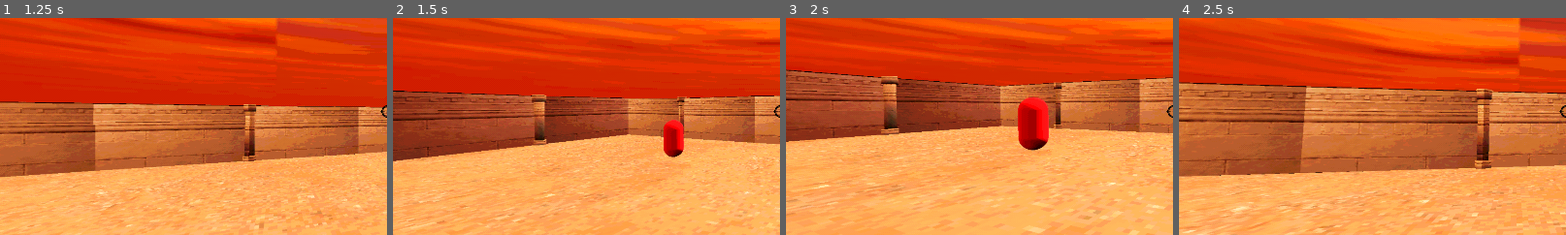
Above: before the commit, frames 1-4 (left to right).
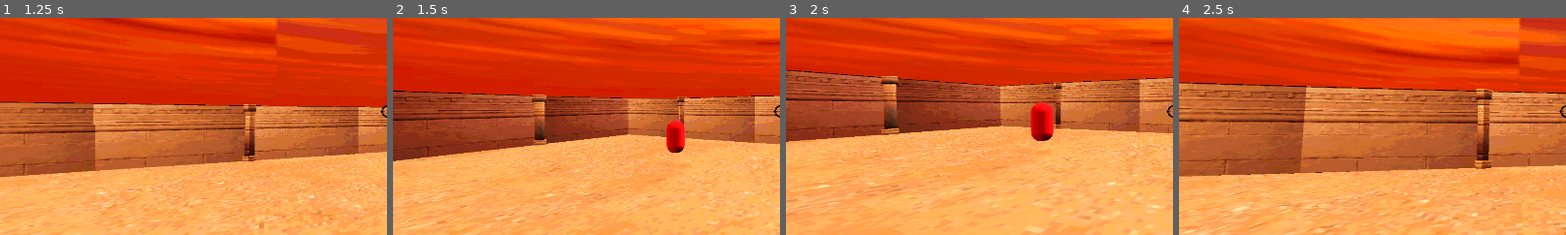
Above: after the commit, the same moments.

Repository: dalton-f/bloodsport
Game: Godot game, scene res://Entities/World/World.tscn
Two runs of this game, one before a commit and one after it. Both use one fixed random seed, a clock stepped at 60 frames per second and the inputs below.
Inputs (mouse positions are % of the whole screen's width and height, from its top left):
- Up to frame 1 (1.25 s): move the mouse to (55, 50) at 0.52 s; press the mouse at (55, 50) at 0.53 s; hold W (up) from 0.53 s (still down); tap Space (jump) at 0.77 s
- Up to frame 2 (1.5 s): keep holding W (up); move the mouse to (45, 50) at 1.27 s; release the mouse at (45, 50) at 1.28 s; tap Shift (sprint) at 1.35 s
- Up to frame 3 (2 s): keep holding W (up); tap Space (jump) at 1.52 s
- Up to frame 4 (2.5 s): keep holding W (up); move the mouse to (52, 48) at 2.02 s; press the mouse at (52, 48) at 2.03 s
The pictures show only the part of the screen within x 0-50%, y 29-78%; the shares and areas given below are measured in that part.

Frame 1 is identical in both runs. In frame 2, 0.4% of the frame differs, in the area x 69-76%, y 46-65%; in frame 3, 1.7%, in the area x 59-70%, y 36-62%; in frame 4, nothing differs.
Error in both runs: Invalid assignment of property or key 'loop' with value of type 'bool' on a base object of type 'Nil'. (res://Entities/Singletons/AudioManager.gd:20)

Commit message:
Enemy movement tweaks

Diff:
--- a/Entities/Enemies/Enemy.gd
+++ b/Entities/Enemies/Enemy.gd
@@ -1,14 +1,15 @@
 extends CharacterBody3D
 
 var player = null
-var tween : Tween
 
-const SPEED = 3.5
+const SPEED = 2
 
 const SEPARATION_RADIUS = 2.5
 const SEPARATION_STRENGTH = 3
 
 @onready var health_component = $HealthComponent
+@onready var nav_agent = $NavigationAgent3D
+
 var gravity = ProjectSettings.get_setting("physics/3d/default_gravity")
 
 func _ready():
@@ -24,15 +25,13 @@
 		velocity.y -= gravity * delta
 
 	var target_pos = player.global_position
-	var direction = target_pos - global_position
-	var distance = direction.length()
 
+	nav_agent.set_target_position(target_pos)
 
-	if distance > 2.5:
-		direction = direction.normalized()
-		velocity = direction * SPEED
-	else:
-		velocity = Vector3.ZERO
+	var next_nav_point = nav_agent.get_next_path_position()
+	var nav_dir = (next_nav_point - global_position).normalized()
+
+	var separation = Vector3.ZERO
 
 	for other in get_tree().get_nodes_in_group("enemies"):
 		if other == self:
@@ -41,11 +40,30 @@
 		var diff = global_position - other.global_position
 		var dist = diff.length()
 
-		if dist < SEPARATION_RADIUS and dist > 0.01:
-			velocity += diff.normalized() * SEPARATION_STRENGTH * (SEPARATION_RADIUS - dist)
+		if dist < randf_range(2.5, 4) and dist > 0.01:
+			separation += diff.normalized() * SEPARATION_STRENGTH * (SEPARATION_RADIUS - dist)
 
-	if velocity.length() > SPEED:
-		velocity = velocity.normalized() * SPEED
+	var player_separation = Vector3.ZERO
+	var player_dist = global_position.distance_to(player.global_position)
+
+	if player_dist < SEPARATION_RADIUS and player_dist > 2.5:
+		player_separation = (global_position - player.global_position).normalized() * SEPARATION_STRENGTH * (SEPARATION_RADIUS - player_dist)
+
+	var distance_to_player = global_position.distance_to(player.global_position)
+
+	if distance_to_player < 2.5:
+		velocity.x = randf_range(-0.1, 0.1)
+		velocity.z = randf_range(-0.1, 0.1)
+	else:
+		var move_dir = nav_dir * 1.0
+		move_dir += separation * 0.5
+		move_dir += player_separation * 0.7
+		move_dir = move_dir.normalized()
+
+		velocity.x = move_dir.x * SPEED
+		velocity.z = move_dir.z * SPEED
+
+	move_and_slide()
 
 	var look_target = Vector3(player.global_position.x, global_position.y, player.global_position.z)
 
--- a/Entities/Enemies/Enemy.tscn
+++ b/Entities/Enemies/Enemy.tscn
@@ -23,3 +23,5 @@
 
 [node name="HealthComponent" parent="." instance=ExtResource("1_ttlo4")]
 natural_regeneration_rate = 10
+
+[node name="NavigationAgent3D" type="NavigationAgent3D" parent="."]
